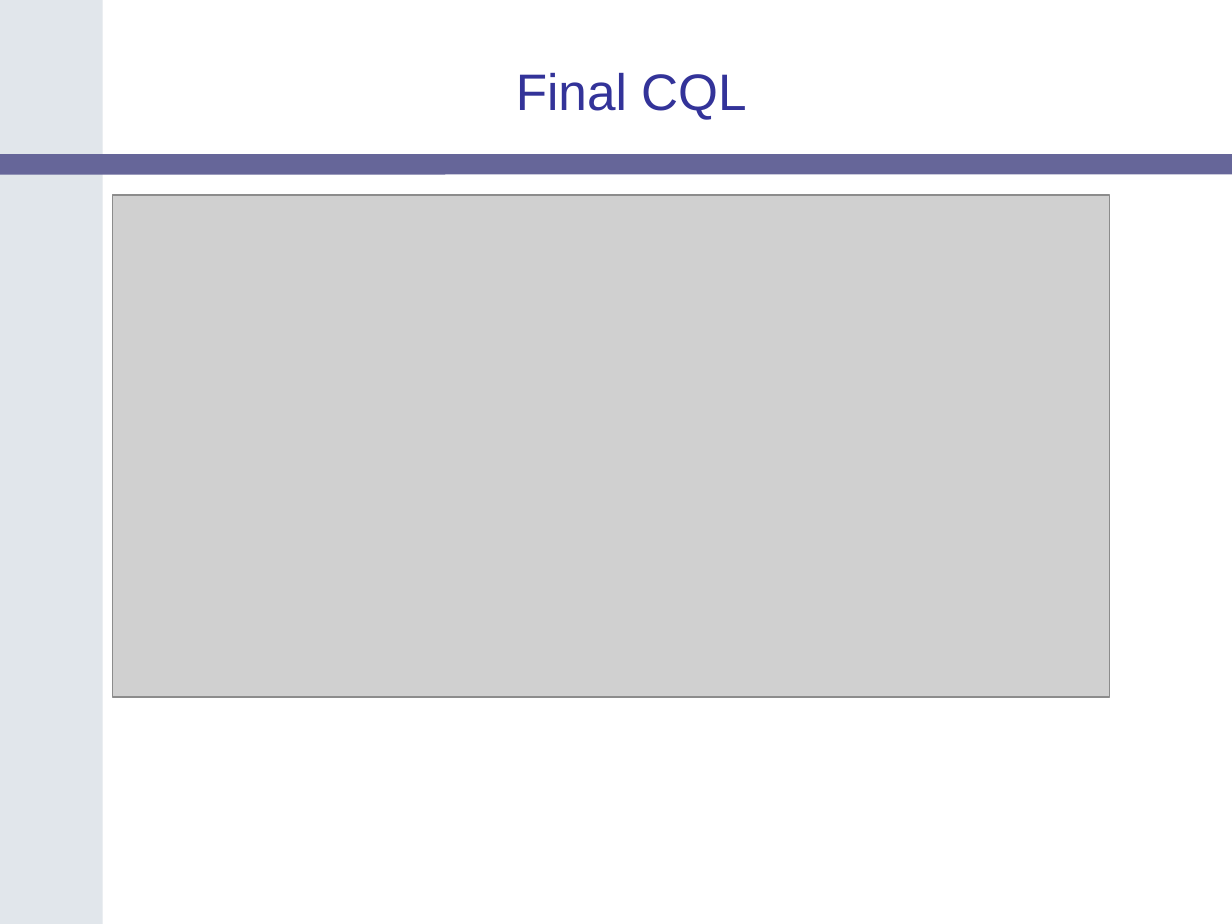
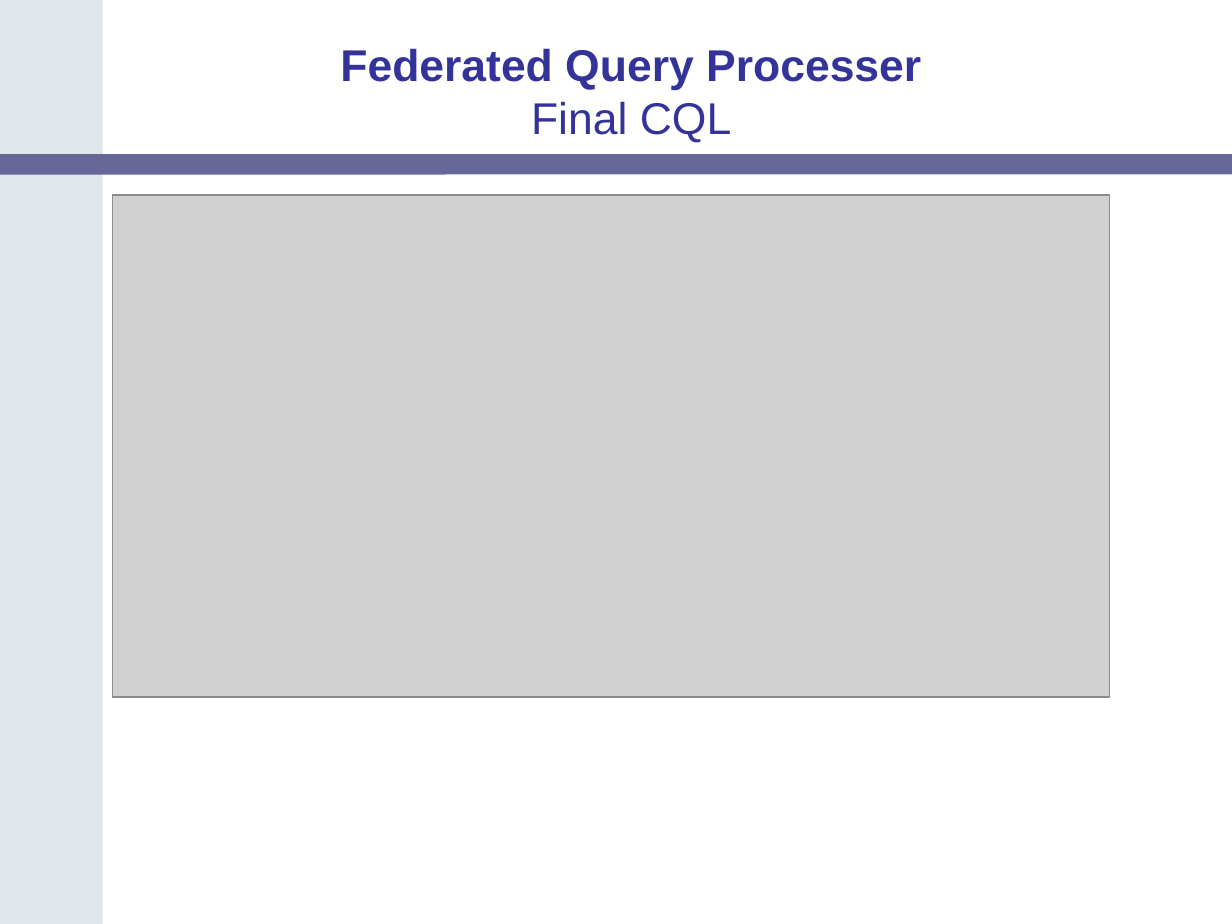
Before and after one commit to NCIP/catrip, a slide deck: slide 35 of catrip/documentation/presentations/catrip_beta_demo_2006_11_01/catrip_demo_2006_11_01.ppt (slide 20 before the commit). Drawn at 1232x924 pixels with LibreOffice and Linux fonts; fonts in the diff are those of the drawing; grey boxes stand for pictures; background and template pictures are left out. Boxes give left, top, right and bottom in pixels: in the first picture for what was removed or moved away, otherwise in the second. Text is boxed around its words. In the diff, an @@ line names an element or a change of style, - is before the commit and + after.

```diff
--- a/catrip/documentation/presentations/catrip_beta_demo_2006_11_01/catrip_demo_2006_11_01.ppt
+++ b/catrip/documentation/presentations/catrip_beta_demo_2006_11_01/catrip_demo_2006_11_01.ppt
@@ title at bbox=[340, 48, 921, 143]: text changed; size 30 to 26 pt; bold on @@
-Final CQL
+Federated Query Processer
+Final CQL
```
Also in this commit, not shown: 15 other slides changed, 12 slides added, 2 slides removed.
